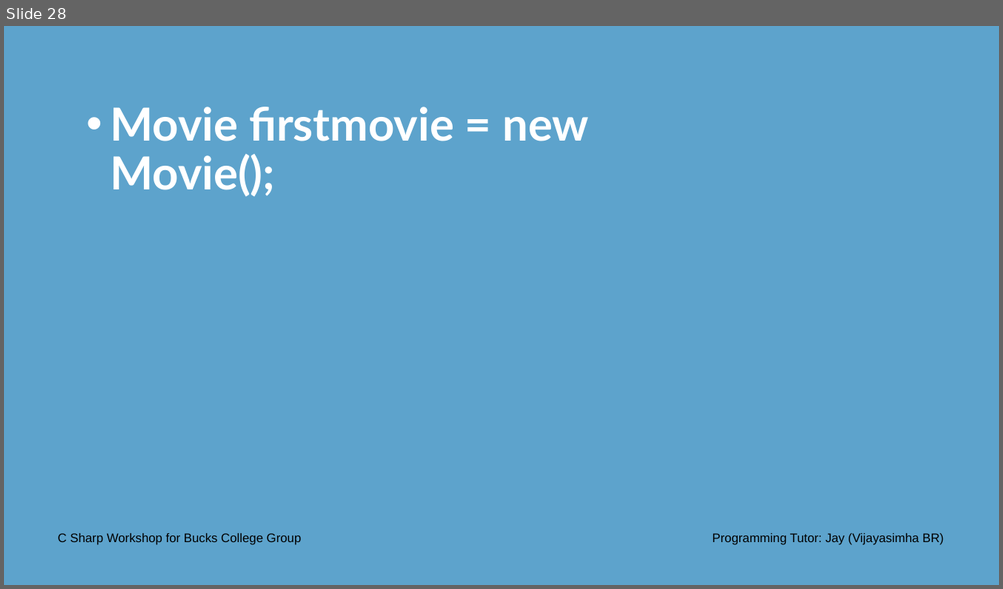
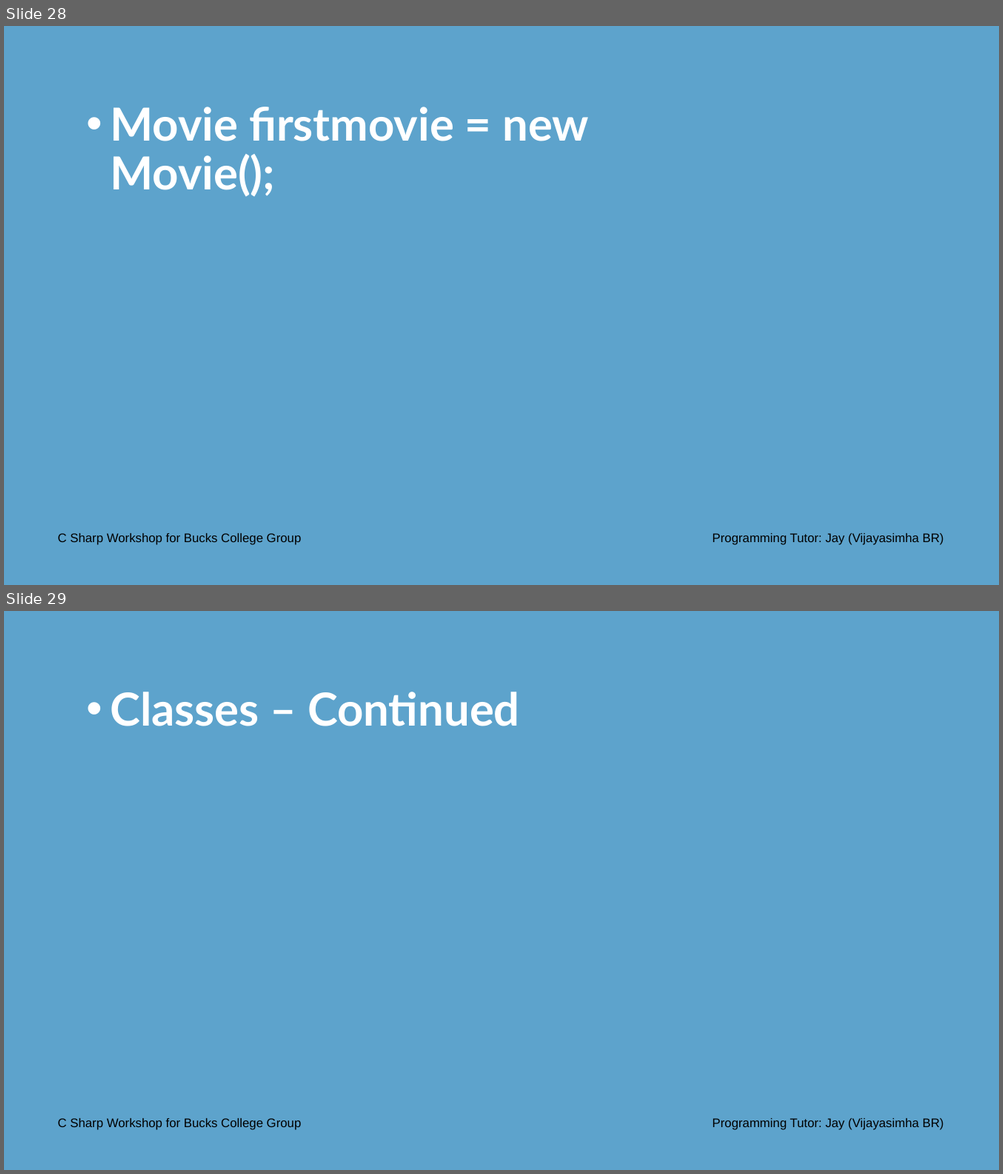
Before and after one commit to Jay-study-nildana/CSharpWorkShopforBucksCollegeGroup, a slide deck: PresentationPPTPDFS/Day 3 Onwards - C Sharp Workshop Bucks College Group.pptx. Shown one above the other, each under a label of ours: slide 28 before the commit, slides 28 and 29 after it. The pictures are 1003x589 and 1003x1174 pixels, drawn with LibreOffice and Linux fonts; fonts in the diff are those of the drawing; background and template pictures are left out. Boxes give left, top, right and bottom in pixels: in the first picture for what was removed or moved away, otherwise in the second. Text is boxed around its words. In the diff, an @@ line names an element or a change of style, - is before the commit and + after.

```diff
--- a/PresentationPPTPDFS/Day 3 Onwards - C Sharp Workshop Bucks College Group.pptx
+++ b/PresentationPPTPDFS/Day 3 Onwards - C Sharp Workshop Bucks College Group.pptx
@@ slide 29 added at box(4, 611, 999, 1170), background #5DA3CC @@
@@ text added at box(110, 692, 520, 726), 44 pt, text #FFFFFF, bold @@
+• Classes – Continued
@@ text added at box(58, 1119, 301, 1130), 12 pt, text #000000 @@
+C Sharp Workshop for Bucks College Group
@@ text added at box(712, 1119, 944, 1130), 12 pt, text #000000 @@
+Programming Tutor: Jay (Vijayasimha BR)
```
Also in this commit, not shown: 1 other file.
